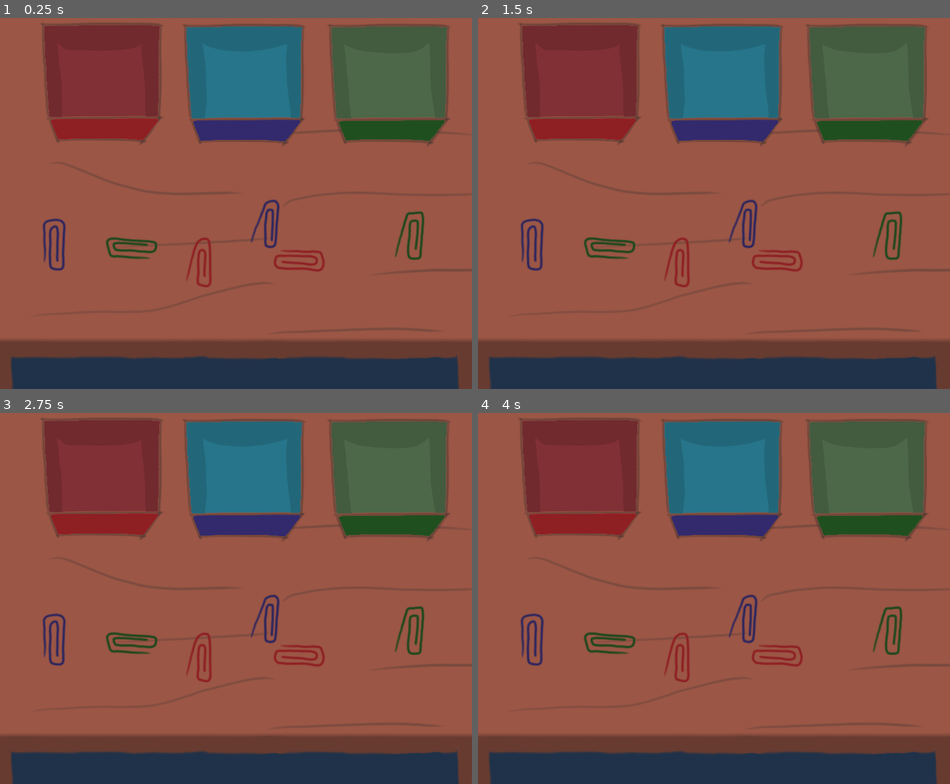
Above: before the commit, frames 1-4 (two rows, left to right).
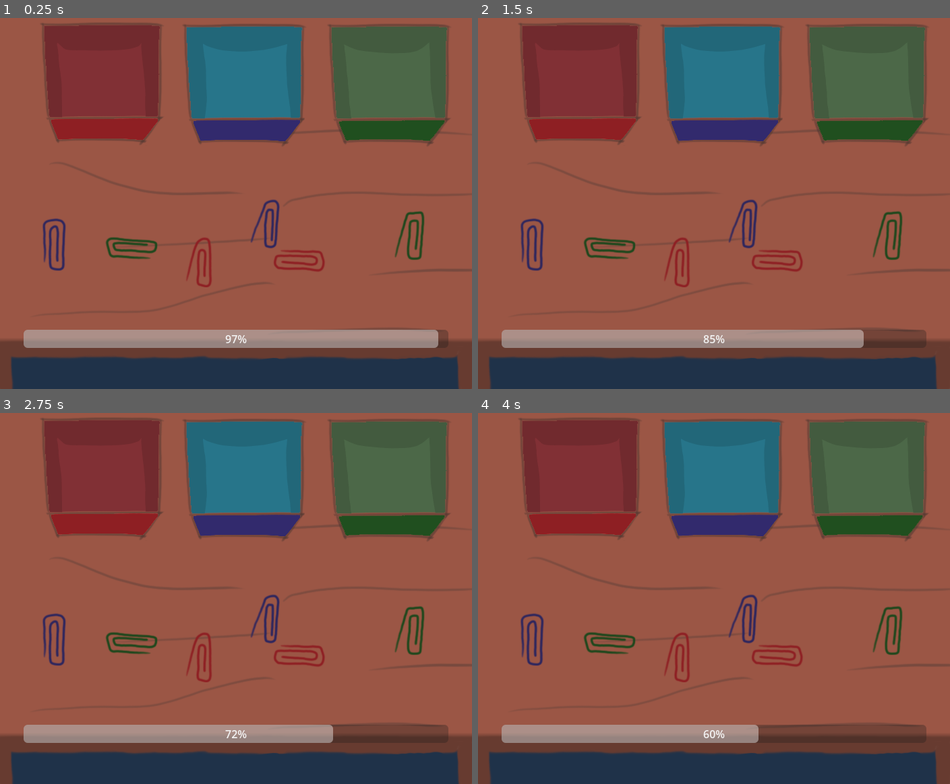
Above: after the commit, the same moments.

Repository: ZixHD/GodotWildJam_80
Game: Godot game, scene res://Scenes/paperClipGame.tscn
Two runs of this game, one before a commit and one after it. Both use one fixed random seed, a clock stepped at 60 frames per second and the inputs below. This scene is started directly instead of the project's main scene.
Inputs (mouse positions are in pixels of both pictures, inside the frame that each line leads up to):
- Up to frame 1 (0.25 s): no input
- Up to frame 2 (1.5 s): move the mouse to (817, 166) at 0.52 s; click (817, 166) at 0.67 s; drag from (619, 207) to (690, 266) at 1.27 s
- Up to frame 3 (2.75 s): move the mouse to (283, 494) at 2.02 s; click (283, 494) at 2.17 s
- Up to frame 4 (4 s): drag from (690, 661) to (572, 520) at 2.77 s; move the mouse to (855, 643) at 3.52 s; click (855, 643) at 3.67 s

The runs differ from the first frame. In frame 1, 4.4% of the frame differs, in the area x 5-95%, y 84-89%; in frame 2, 4.2%; in frame 3, 4.0%; in frame 4, 3.8%.

Commit message:
Gotov paperclip game

Diff:
--- a/Scenes/paperClipGame.tscn
+++ b/Scenes/paperClipGame.tscn
@@ -136,3 +136,24 @@
 
 [node name="PaperClips" type="Node" parent="."]
 script = ExtResource("3_2wcl8")
+
+[node name="Timer" type="Timer" parent="PaperClips"]
+one_shot = true
+
+[node name="ProgressBar" type="ProgressBar" parent="PaperClips"]
+z_index = 10
+anchors_preset = 7
+anchor_left = 0.5
+anchor_top = 1.0
+anchor_right = 0.5
+anchor_bottom = 1.0
+offset_left = -315.0
+offset_top = -88.0
+offset_right = 315.0
+offset_bottom = -61.0
+grow_horizontal = 2
+grow_vertical = 0
+size_flags_horizontal = 4
+size_flags_vertical = 4
+
+[connection signal="timeout" from="PaperClips/Timer" to="PaperClips" method="_on_timer_timeout"]
--- a/Scripts/PaperClip.gd
+++ b/Scripts/PaperClip.gd
@@ -13,7 +13,7 @@
 		return null
 
 	original_texture = texture
-	drag_success = false  # Reset this at start of drag
+	drag_success = false
 
 	var preview_texture = TextureRect.new()
 	preview_texture.texture = texture
@@ -30,13 +30,12 @@
 		"source": self
 	}
 
-	texture = null  # Clear the texture for visual feedback
+	texture = null
 	return drag_data
 
 
 
 func _notification(what):
 	if what == NOTIFICATION_DRAG_END:
-		# Drag ended, check if drop was successful
 		if !drag_success and texture == null and original_texture != null:
 			texture = original_texture
--- a/Scripts/PaperClipSpawner.gd
+++ b/Scripts/PaperClipSpawner.gd
@@ -6,9 +6,21 @@
 @onready var spawn_4 = $"../Markers/Spawn4"
 @onready var spawn_5 = $"../Markers/Spawn5"
 @onready var spawn_6 = $"../Markers/Spawn6"
+@onready var timer = $Timer
+@onready var progress_bar = $ProgressBar
+
 
 @onready var markers = [spawn_1, spawn_2, spawn_3, spawn_4, spawn_5, spawn_6]
+@onready var red_box_1 = $"../RedBox1"
+@onready var red_box_2 = $"../RedBox2"
+@onready var blue_box_1 = $"../BlueBox1"
+@onready var blue_box_2 = $"../BlueBox2"
+@onready var green_box_1 = $"../GreenBox1"
+@onready var green_box_2 = $"../GreenBox2"
 
+@onready var boxes = [
+	red_box_1, red_box_2, blue_box_1, blue_box_2, green_box_1, green_box_2
+]
 
 var clip_scenes = [
 	preload("res://Scenes/paperClips/paper_clip1.tscn"),
@@ -19,9 +31,26 @@
 	preload("res://Scenes/paperClips/paper_clip6.tscn")
 ]
 
+var max_clips = 6
+var total_time = 10.0
 
 func _ready():
+
+	for box in boxes:
+		box.connect("clip_placed", Callable(self, "_on_clip_placed"))
+	max_clips = clip_scenes.size()
+	progress_bar.min_value = 0
+	progress_bar.max_value = 100
+	timer.start(total_time)
 	spawn_paperClips()
+
+func _process(delta):
+	if timer.time_left > 0:
+		if(max_clips == 0):
+			timer.stop()
+		progress_bar.value = (timer.time_left / total_time) * progress_bar.max_value
+	else:
+		progress_bar.value = 0
 
 
 func spawn_paperClips():
@@ -29,7 +58,7 @@
 	var shuffled_markers = markers.duplicate()
 	shuffled_markers.shuffle()
 
-	#color-map
+
 	var clip_data = [
 		{ "scene": clip_scenes[2], "color": Color(0, 0, 1) }, # Blue
 		{ "scene": clip_scenes[3], "color": Color(0, 0, 1) },
@@ -46,6 +75,14 @@
 
 		clip.global_position = shuffled_markers[i].global_position
 		clip.clip_color = clip_data[i]["color"]
-		#ad.ad_closed.connect(_on_ad_closed)
 		clip.z_index = i
 		add_child(clip)
+
+func _on_clip_placed():
+	max_clips -= 1
+	print("Clip placed! Remaining clips:", max_clips)
+
+
+func _on_timer_timeout():
+	if(max_clips != 0):
+		print("Isteklo vreme")
--- a/Scripts/PaperclipBox.gd
+++ b/Scripts/PaperclipBox.gd
@@ -7,7 +7,7 @@
 @onready var green_box_1 = $"../GreenBox1"
 @onready var green_box_2 = $"../GreenBox2"
 
-
+signal clip_placed
 var accepted_color: Color;
 var can_drag := true
 var original_texture: Texture2D
@@ -30,20 +30,20 @@
 
 func _drop_data(at_position, data):
 	if texture != null:
-		return  # Already has a texture, reject
-	print("BoxColor", accepted_color)
-	print("ClipColor", data["source"].clip_color)
+		return
+	#print("BoxColor", accepted_color)
+	#print("ClipColor", data["source"].clip_color)
 	if accepted_color != data["source"].clip_color:
 		return  # Wrong color, reject drop
 
 	texture = data["texture"]
 	data["source"].can_drag = false
-	data["source"].drag_success = true  # Mark drag as successful
+	data["source"].drag_success = true
 	if data["source"] != self:
+		emit_signal("clip_placed")
 		data["source"].queue_free()
 
 func _notification(what):
 	if what == NOTIFICATION_DRAG_END:
-		# Drag ended, check if drop was successful
 		if !drag_success and texture == null and original_texture != null:
 			texture = original_texture
